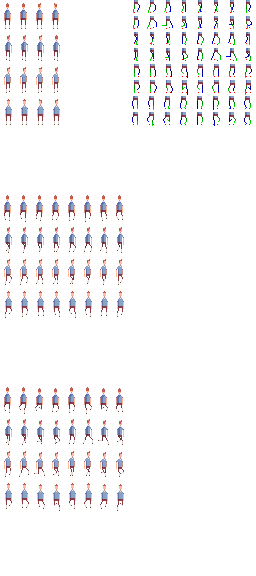
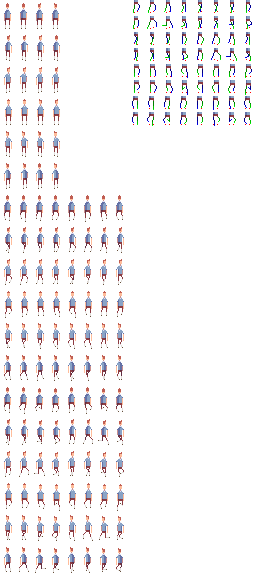
Layers edited between the first and the second 256px x 576px image:
painted on "Personnages" over [4, 131, 124, 573]
showed "Black" over [4, 131, 124, 573]
